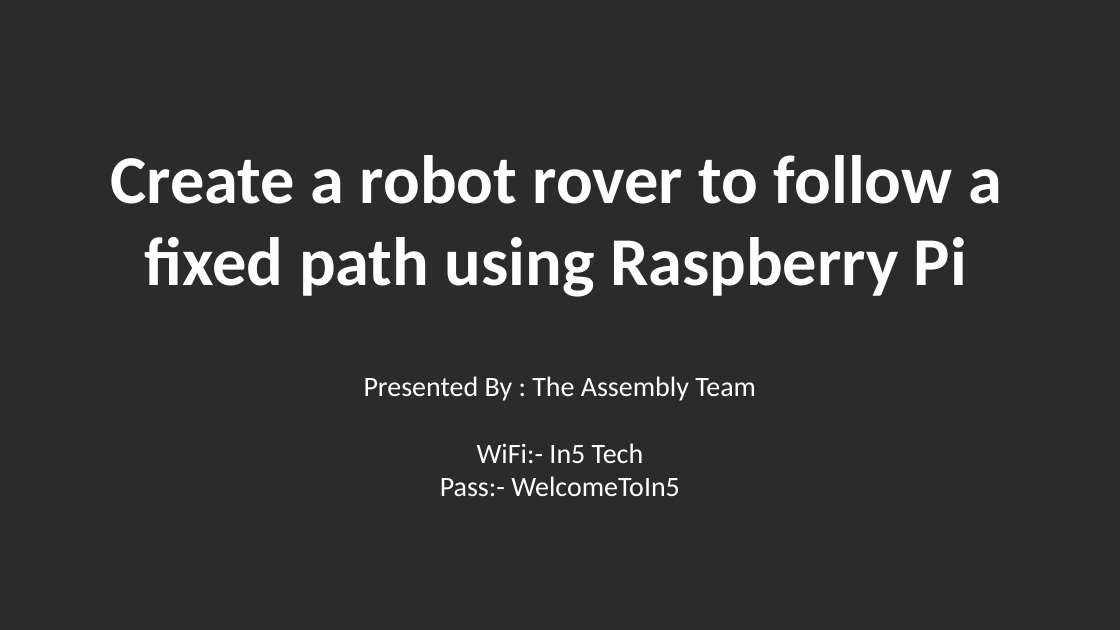
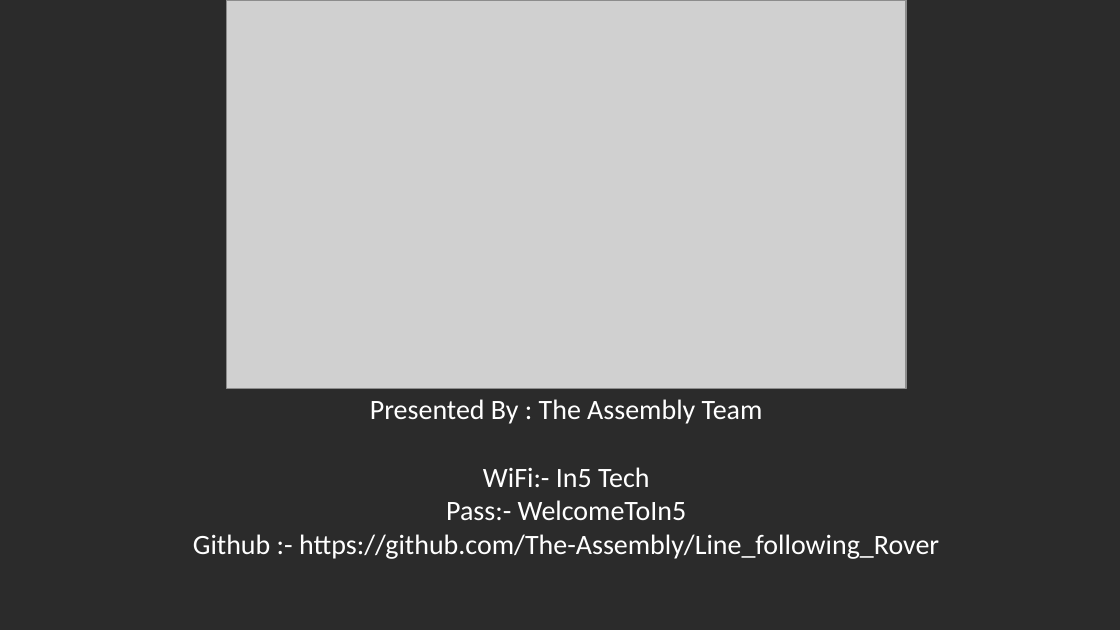
Before and after one commit to The-Assembly/Line_following_Rover, a slide deck: slide 1 of Create a robot rover to follow a fixed path using Raspberry Pi.pptx. Drawn at 1120x630 pixels with LibreOffice and Linux fonts; fonts in the diff are those of the drawing; grey boxes stand for pictures; background and template pictures are left out; a plain dark background stands for a picture behind light text. Boxes give left, top, right and bottom in pixels: in the first picture for what was removed or moved away, otherwise in the second. Text is boxed around its words. In the diff, an @@ line names an element or a change of style, - is before the commit and + after.

```diff
--- a/Create a robot rover to follow a fixed path using Raspberry Pi.pptx
+++ b/Create a robot rover to follow a fixed path using Raspberry Pi.pptx
@@ picture added at (x1=226, y1=0, x2=906, y2=389) @@
@@ title removed at (x1=110, y1=155, x2=1002, y2=297) @@
-Create a robot rover to follow a fixed path using Raspberry Pi
@@ subtitle "Presented By : The Assembly ..." moved from (x1=364, y1=376, x2=756, y2=496) to (x1=193, y1=399, x2=939, y2=559) @@
@@ subtitle at (x1=193, y1=534, x2=939, y2=559): paragraph added @@
+Github :- https://github.com/The-Assembly/Line_following_Rover
```
Also in this commit, not shown: 1 other slide changed, 14 slides added, 2 slides removed.
